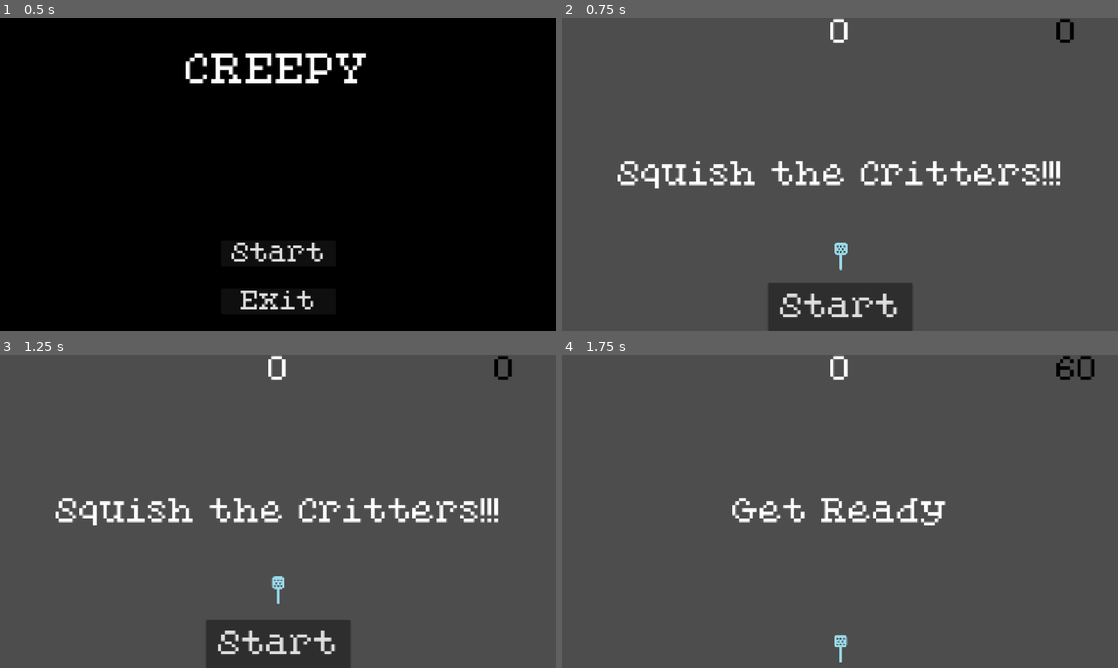
Above: before the commit, frames 1-4 (two rows, left to right).
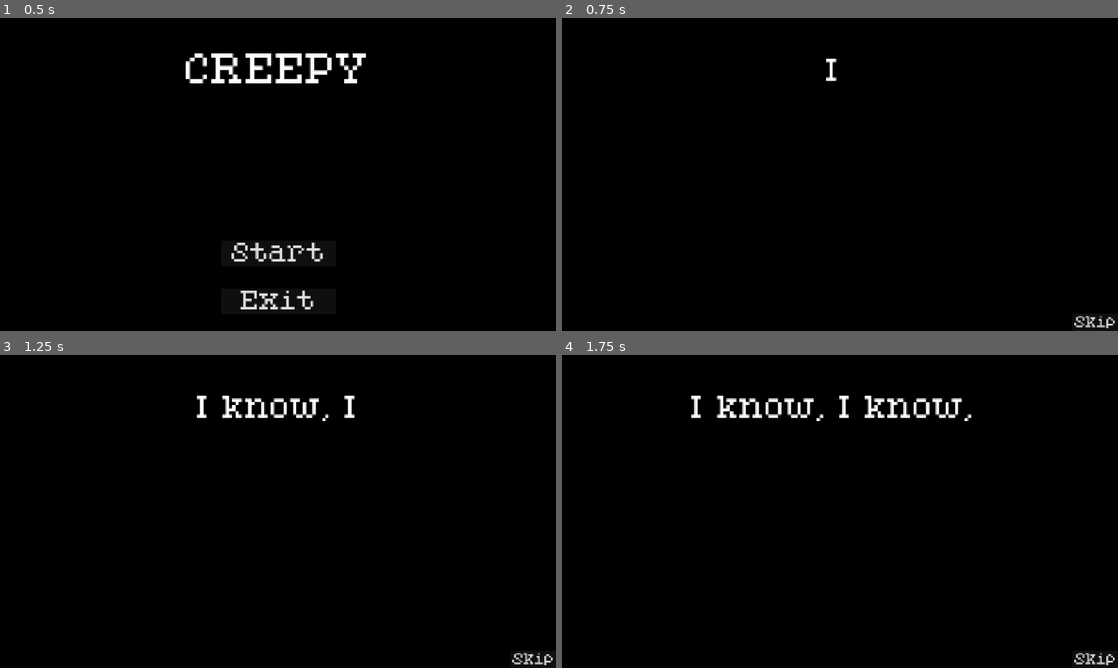
Above: after the commit, the same moments.

Repository: Evenwood/godotgamejame84
Game: Godot game, scene res://gui/title.tscn
The game is run twice, just before and just after one commit, with the same random seed, the same clock (stepped at 60 frames per second) and the same inputs.
Inputs (mouse positions are in pixels of both pictures, inside the frame that each line leads up to):
- Up to frame 1 (0.5 s): no input
- Up to frame 2 (0.75 s): click "Start" at 0.5 s
- Up to frame 3 (1.25 s): no input
- Up to frame 4 (1.75 s): click (840, 642) at 1.25 s, where only the run before the commit has a clickable "Start"

Frame 1 is identical in both runs. In frame 2, 100% of the frame differs, in the area x 0-100%, y 0-100%; in frame 3, 100%; in frame 4, 100%.

Commit message:
Added an intro sequence between the title screen and the main game

Diff:
--- a/gamejam84/core.gd
+++ b/gamejam84/core.gd
@@ -9,6 +9,26 @@
 const POWER_UP_SPAWN_RATE = 10.0
 const MAX_POWER_UPS = 3
 const STAT_SCREEN_TIME_INTERVAL = 1.0
+
+# Intro Dialogue
+const INTRO_DIALOGUE_ONE = "I know, I know, you’re looking at your phone and sayin"
+const INTRO_DIALOGUE_TWO = "Really? That’s all you’re giving me? but come on, hear me out."
+const INTRO_DIALOGUE_THREE = "When I saw this house, when I sold this house, it was spotless."
+const INTRO_DIALOGUE_FOUR = "Shining even. Clean, cool, everything. Then these things came."
+const INTRO_DIALOGUE_FIVE = "I had a family of four laying money on my desk til’ they saw the things"
+const INTRO_DIALOGUE_SIX = "...red, blue, green, with wings, quick..."
+const INTRO_DIALOGUE_SEVEN = "whatever abomination crawled in from the foundation..."
+const INTRO_DIALOGUE_EIGHT = "...caused them to leave in minutes."
+const INTRO_DIALOGUE_NINE = "And I don’t blame ‘em."
+const INTRO_DIALOGUE_TEN = "I’m just the real estate agent, and to be real?"
+const INTRO_DIALOGUE_ELEVEN = "I hate bugs too."
+const INTRO_DIALOGUE_TWELVE = "So, like, do your job?"
+const INTRO_DIALOGUE_THIRTEEN = "Keep killin’ ‘em and I’ll pay you more."
+const INTRO_DIALOGUE_FOURTEEN = "But you aren’t gettin’ any money "
+const INTRO_DIALOGUE_FIFTEEN = "‘til I see some bug guts on the floor"
+const INTRO_DIALOGUE_SIXTEEN = "(Yes, I’m expecting you to clean it up too.)"
+const INTRO_DIALOGUE_SEVENTEEN = "Get to Work, "
+const INTRO_DIALOGUE_EIGHTEEN = " The guy who’s paying you."
 
 # Point Values
 const FORWARDER_SQUISH_POINTS = 1
@@ -43,7 +63,7 @@
 # Scaling Parameters
 var level = 0
 const TIMER_INCREMENT = 0.05
-const VELOCITY_INCREMENT = 20.0
+const VELOCITY_INCREMENT = 5.0
 const SCALE_INCREMENT = Vector2(0.1, 0.1)
 const LUCK_INCREMENT: float = 0.2
 
--- a/gamejam84/critter/critter.gd
+++ b/gamejam84/critter/critter.gd
@@ -141,6 +141,7 @@
 
 	Core.successful_swats += 1
 
+	print("Damage Dealt: " + str(damage))
 	HP -= damage
 
 	# Update health bar
--- /dev/null
+++ b/gamejam84/gui/intro.gd
@@ -0,0 +1,91 @@
+extends CanvasLayer
+
+@onready var one = $IntroTextOne
+@onready var two = $IntroTextTwo
+
+@onready var diag = $DialogueTimer
+@onready var next = $NextPageTimer
+
+var tween: Tween
+
+var length = 0
+
+func _ready() -> void:
+	one.visible_characters = 0
+	two.visible_characters = 0
+	one.text = Core.INTRO_DIALOGUE_ONE
+	two.text = Core.INTRO_DIALOGUE_TWO
+	run_intro()
+
+func run_intro() -> void:
+	var tween_length = 0
+	for n in 9:
+		match n:
+			0:
+				one.text = Core.INTRO_DIALOGUE_ONE
+				two.text = Core.INTRO_DIALOGUE_TWO
+			1:
+				one.text = Core.INTRO_DIALOGUE_THREE
+				two.text = Core.INTRO_DIALOGUE_FOUR
+			2:
+				one.text = Core.INTRO_DIALOGUE_FIVE
+				two.text = Core.INTRO_DIALOGUE_SIX
+			3:
+				one.text = Core.INTRO_DIALOGUE_SEVEN
+				two.text = Core.INTRO_DIALOGUE_EIGHT
+			4:
+				one.text = Core.INTRO_DIALOGUE_NINE
+				two.text = Core.INTRO_DIALOGUE_TEN
+			5:
+				one.text = Core.INTRO_DIALOGUE_ELEVEN
+				two.text = Core.INTRO_DIALOGUE_TWELVE
+			6:
+				one.text = Core.INTRO_DIALOGUE_THIRTEEN
+				two.text = Core.INTRO_DIALOGUE_FOURTEEN
+			7:
+				one.text = Core.INTRO_DIALOGUE_FIFTEEN
+				two.text = Core.INTRO_DIALOGUE_SIXTEEN
+			8:
+				one.text = Core.INTRO_DIALOGUE_SEVENTEEN
+				two.text = Core.INTRO_DIALOGUE_EIGHTEEN
+			_:
+				one.text = Core.INTRO_DIALOGUE_ONE
+				two.text = Core.INTRO_DIALOGUE_TWO
+		length = one.text.length()
+		if(length < 25):
+			tween_length = 2
+		else:
+			tween_length = 4
+		tween = get_tree().create_tween()
+		tween.tween_property(one, "visible_characters", length, tween_length)
+		await tween.finished
+		length = two.text.length()
+		if(length < 25):
+			tween_length = 2
+		else:
+			tween_length = 4
+		diag.start()
+		await diag.timeout
+		diag.stop()
+		tween = get_tree().create_tween()
+		tween.tween_property(two, "visible_characters", length, tween_length)
+		await tween.finished
+		next.start()
+		await next.timeout
+		next.stop()
+		one.visible_characters = 0
+		two.visible_characters = 0
+	$SkipButton.hide()
+	$StartButton.show()
+
+
+func start_game() -> void:
+	get_tree().change_scene_to_file("res://Main.tscn")
+
+
+func _on_skip_button_pressed() -> void:
+	start_game()
+
+
+func _on_start_button_pressed() -> void:
+	start_game()
--- /dev/null
+++ b/gamejam84/gui/intro.tscn
@@ -0,0 +1,73 @@
+[gd_scene load_steps=3 format=3 uid="uid://dufoppmg5vvjq"]
+
+[ext_resource type="FontFile" uid="uid://csuju232u5qsn" path="res://art/PixelatedEleganceRegular-ovyAA.ttf" id="1_8a0l3"]
+[ext_resource type="Script" uid="uid://1oi6fjwt32em" path="res://gui/intro.gd" id="1_wn2ik"]
+
+[node name="Intro" type="CanvasLayer"]
+script = ExtResource("1_wn2ik")
+
+[node name="ColorRect" type="ColorRect" parent="."]
+offset_right = 1152.0
+offset_bottom = 648.0
+color = Color(0, 0, 0, 1)
+
+[node name="IntroTextOne" type="RichTextLabel" parent="."]
+offset_right = 1148.0
+offset_bottom = 220.0
+theme_override_fonts/normal_font = ExtResource("1_8a0l3")
+theme_override_font_sizes/normal_font_size = 60
+text = "aaaaaaaaaaaaaaaaaaaaaaaaaaaaaaaaaaaaaaaaaaaaaaaaaaaaaa"
+fit_content = true
+horizontal_alignment = 1
+vertical_alignment = 1
+
+[node name="IntroTextTwo" type="RichTextLabel" parent="."]
+offset_top = 300.0
+offset_right = 1148.0
+offset_bottom = 520.0
+theme_override_fonts/normal_font = ExtResource("1_8a0l3")
+theme_override_font_sizes/normal_font_size = 60
+text = "aaaaaaaaaaaaaaaaaaaaaaaaaaaaaaaaaaaaaaaaaaaaaaaaaaaaaa"
+fit_content = true
+horizontal_alignment = 1
+vertical_alignment = 1
+
+[node name="SkipButton" type="Button" parent="."]
+anchors_preset = 3
+anchor_left = 1.0
+anchor_top = 1.0
+anchor_right = 1.0
+anchor_bottom = 1.0
+offset_left = -95.0
+offset_top = -36.0
+grow_horizontal = 0
+grow_vertical = 0
+theme_override_fonts/font = ExtResource("1_8a0l3")
+theme_override_font_sizes/font_size = 30
+text = "Skip"
+
+[node name="StartButton" type="Button" parent="."]
+visible = false
+anchors_preset = 8
+anchor_left = 0.5
+anchor_top = 0.5
+anchor_right = 0.5
+anchor_bottom = 0.5
+offset_left = -134.5
+offset_top = -18.0
+offset_right = 134.5
+offset_bottom = 18.0
+grow_horizontal = 2
+grow_vertical = 2
+theme_override_fonts/font = ExtResource("1_8a0l3")
+theme_override_font_sizes/font_size = 50
+text = "Let's Do This"
+
+[node name="DialogueTimer" type="Timer" parent="."]
+wait_time = 2.0
+
+[node name="NextPageTimer" type="Timer" parent="."]
+wait_time = 4.0
+
+[connection signal="pressed" from="SkipButton" to="." method="_on_skip_button_pressed"]
+[connection signal="pressed" from="StartButton" to="." method="_on_start_button_pressed"]
--- a/gamejam84/gui/title.gd
+++ b/gamejam84/gui/title.gd
@@ -9,7 +9,7 @@
 	tween.tween_property(title, "visible_characters", length, 2)
 
 func _on_start_button_pressed() -> void:
-	get_tree().change_scene_to_file("res://Main.tscn")
+	get_tree().change_scene_to_file("res://gui/intro.tscn")
 
 
 func _on_exit_button_pressed() -> void:
Not shown, added: gamejam84/gui/intro.gd.uid
